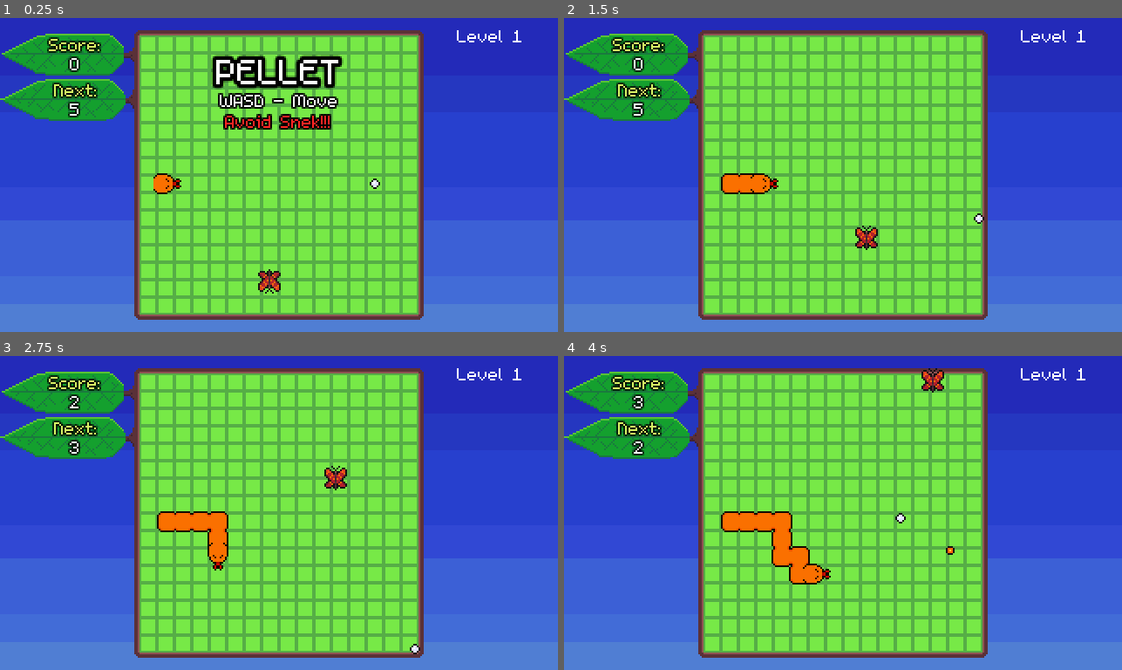
Above: before the commit, frames 1-4 (two rows, left to right).
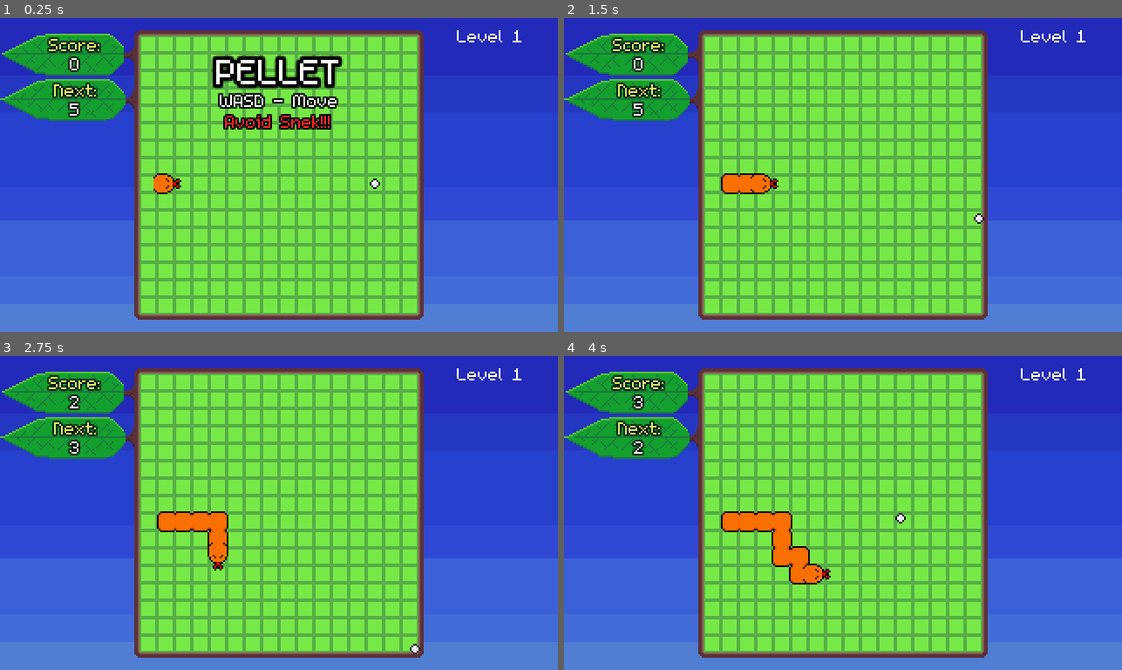
Above: after the commit, the same moments.

Repository: bdunko/Pellet
Game: Godot game, scene res://main.tscn
Same seed, same stepped clock (60 frames per second), same inputs: the game is played once before the commit and once after it.
Inputs:
- Up to frame 1 (0.25 s): no input
- Up to frame 2 (1.5 s): hold D (right) 0.53-1.28 s; hold S (down) from 1.28 s (still down)
- Up to frame 3 (2.75 s): release S (down) at 2.03 s; hold D (right) from 2.03 s (still down)
- Up to frame 4 (4 s): release D (right) at 2.78 s; hold W (up) 2.78-3.53 s; hold A (left) from 3.53 s (still down)

The runs differ from the first frame. In frame 1, 0.2% of the frame differs, in the area x 46-51%, y 80-88%; in frame 2, 0.2%; in frame 3, 0.2%; in frame 4, 0.3%, in the area x 64-70%, y 3-64%.

Commit message:
sound donev3

Diff:
--- /dev/null
+++ b/default_bus_layout.tres
@@ -0,0 +1,9 @@
+[gd_resource type="AudioBusLayout" format=3 uid="uid://coypn8oxt1ati"]
+
+[resource]
+bus/1/name = &"New Bus"
+bus/1/solo = false
+bus/1/mute = false
+bus/1/bypass_fx = false
+bus/1/volume_db = -8.00903
+bus/1/send = &"Master"
--- a/main.tscn
+++ b/main.tscn
@@ -20,10 +20,10 @@
 [ext_resource type="AudioStream" uid="uid://cvqekm4ge747x" path="res://assets/sound/snake.mp3" id="18_2hrks"]
 [ext_resource type="AudioStream" uid="uid://b22f7tywcmlee" path="res://assets/sound/die.mp3" id="19_3536b"]
 [ext_resource type="AudioStream" uid="uid://blw2bawcgyjw4" path="res://assets/sound/bullet.mp3" id="19_dp7f8"]
-[ext_resource type="PackedScene" uid="uid://bgjm1nfpl3dji" path="res://moth.tscn" id="20_nntfj"]
 [ext_resource type="AudioStream" uid="uid://cmekayqr68vk8" path="res://assets/sound/nextlevel.mp3" id="21_hy2j7"]
 [ext_resource type="AudioStream" uid="uid://pfhawlwllb4k" path="res://assets/sound/transition.mp3" id="22_bont8"]
 [ext_resource type="AudioStream" uid="uid://syjyduu4a4g" path="res://assets/sound/eat.mp3" id="23_rfv8v"]
+[ext_resource type="AudioStream" uid="uid://3hexxv3yrh65" path="res://assets/sound/Eggy Toast - Mud.mp3" id="25_urkdu"]
 
 [sub_resource type="RectangleShape2D" id="RectangleShape2D_ji84y"]
 size = Vector2(4.5, 166)
@@ -308,9 +308,6 @@
 [node name="Bugs" type="Node2D" parent="."]
 z_index = 1600
 
-[node name="Moth" parent="Bugs" instance=ExtResource("20_nntfj")]
-position = Vector2(151, 140)
-
 [node name="Snakes" type="Node2D" parent="."]
 
 [node name="Snake" parent="Snakes" instance=ExtResource("7_ertux")]
@@ -337,6 +334,11 @@
 
 [node name="EatSound" type="AudioStreamPlayer" parent="."]
 stream = ExtResource("23_rfv8v")
+
+[node name="AudioStreamPlayer" type="AudioStreamPlayer" parent="."]
+stream = ExtResource("25_urkdu")
+autoplay = true
+bus = &"New Bus"
 
 [connection signal="timeout" from="NextLevelInfo/Timer" to="NextLevelInfo" method="_on_timer_timeout"]
 [connection signal="dead" from="Pellet" to="." method="_on_pellet_dead"]
Not shown, added: assets/sound/Eggy Toast - Mud.mp3.import
Not shown, added: assets/sound/Eggy Toast - Mud.mp3
